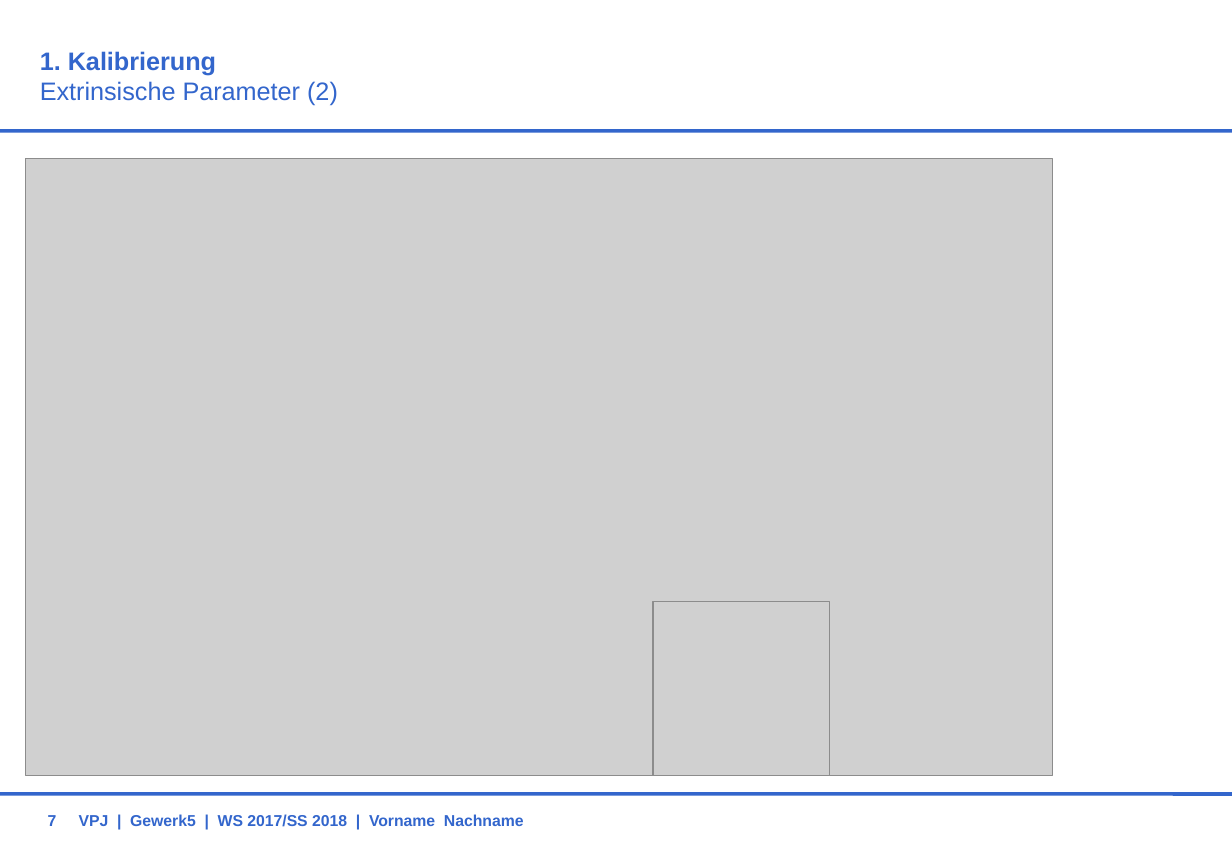
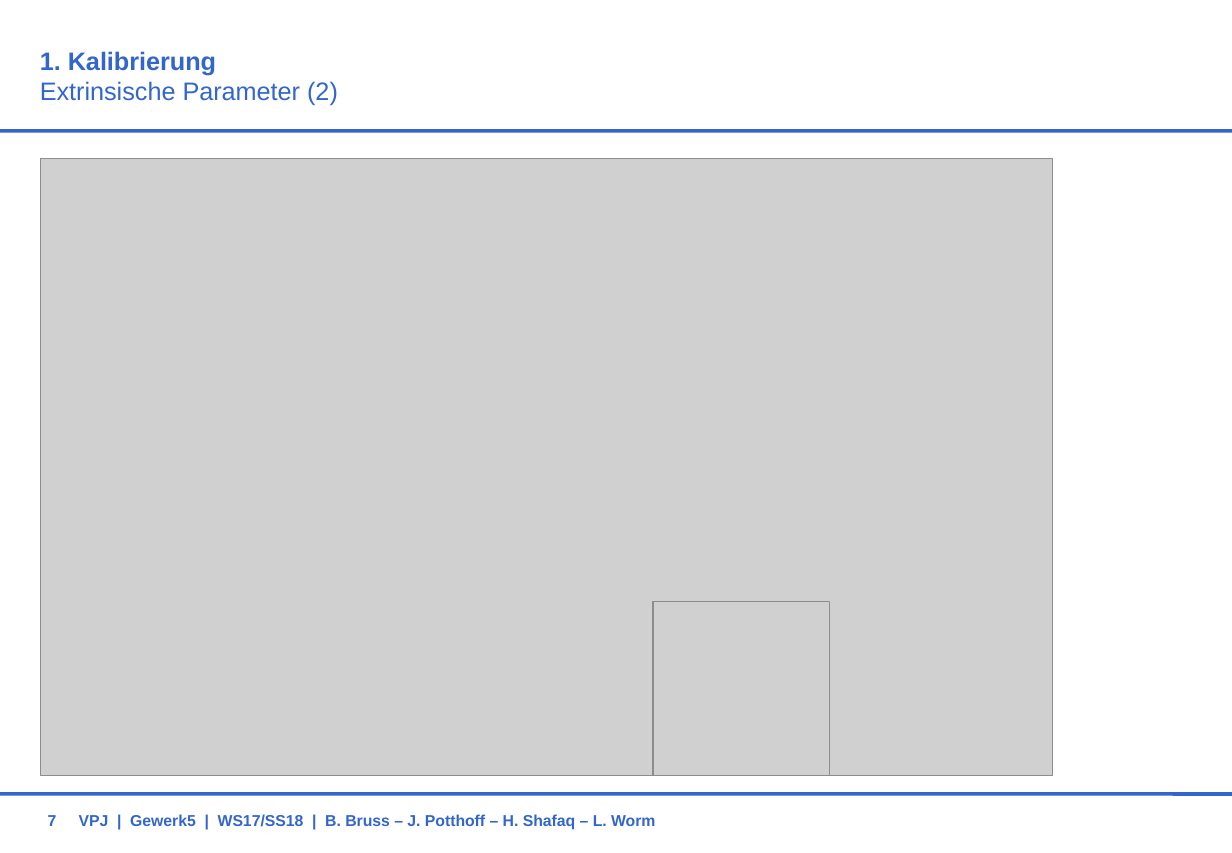
Before and after one commit to BBRUSS/VPJW17G5, a slide deck: slide 7 of 11_Orga/KonzeptG5.ppt. Drawn at 1232x853 pixels with LibreOffice and Linux fonts; fonts in the diff are those of the drawing; grey boxes stand for pictures; background and template pictures are left out. Boxes give left, top, right and bottom in pixels: in the first picture for what was removed or moved away, otherwise in the second. Text is boxed around its words. In the diff, an @@ line names an element or a change of style, - is before the commit and + after.

Commit message:
final

```diff
--- a/11_Orga/KonzeptG5.ppt
+++ b/11_Orga/KonzeptG5.ppt
@@ picture: place and size @@
-picture at bbox=[26, 158, 1052, 775]
+picture at bbox=[40, 158, 1051, 775]
@@ text at bbox=[79, 814, 655, 830]: text changed @@
-VPJ | Gewerk5 | WS 2017/SS 2018 | Vorname Nachname
+VPJ | Gewerk5 | WS17/SS18 | B. Bruss – J. Potthoff – H. Shafaq – L. Worm
```
Also in this commit, not shown: 12 other slides changed.
